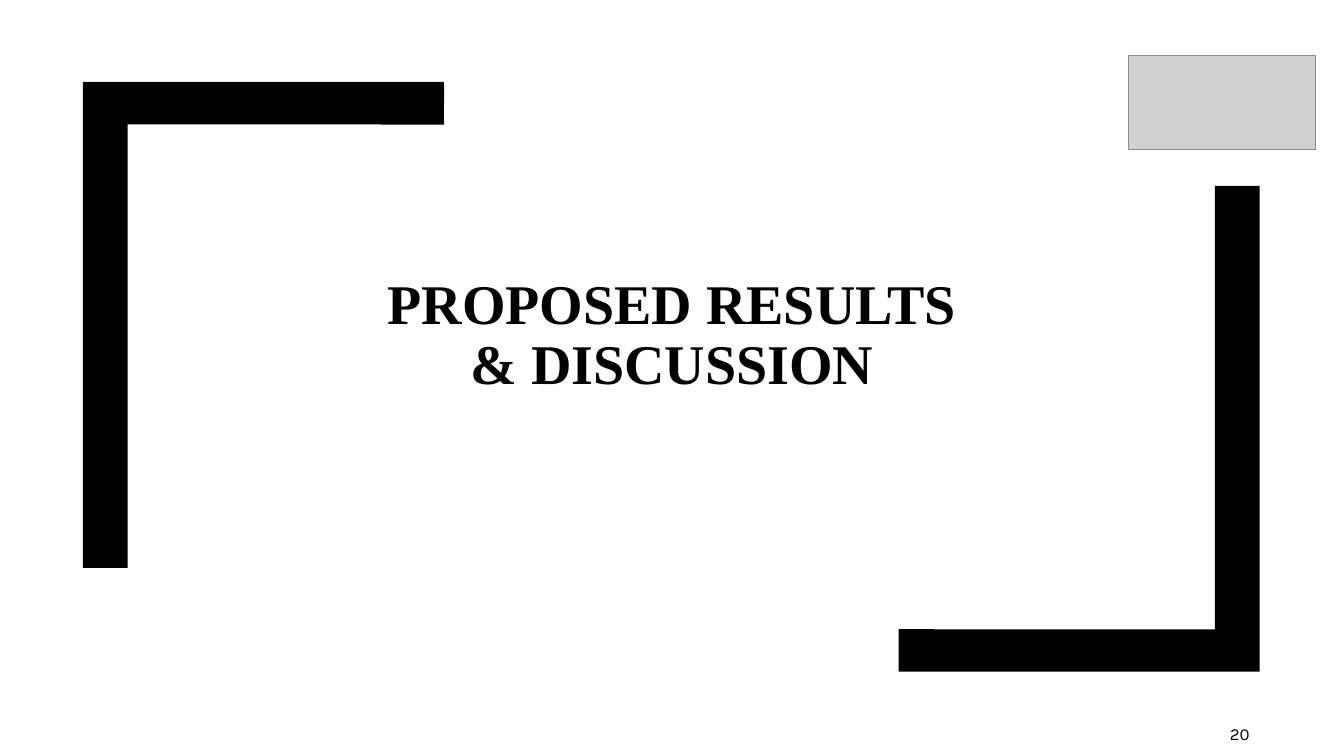
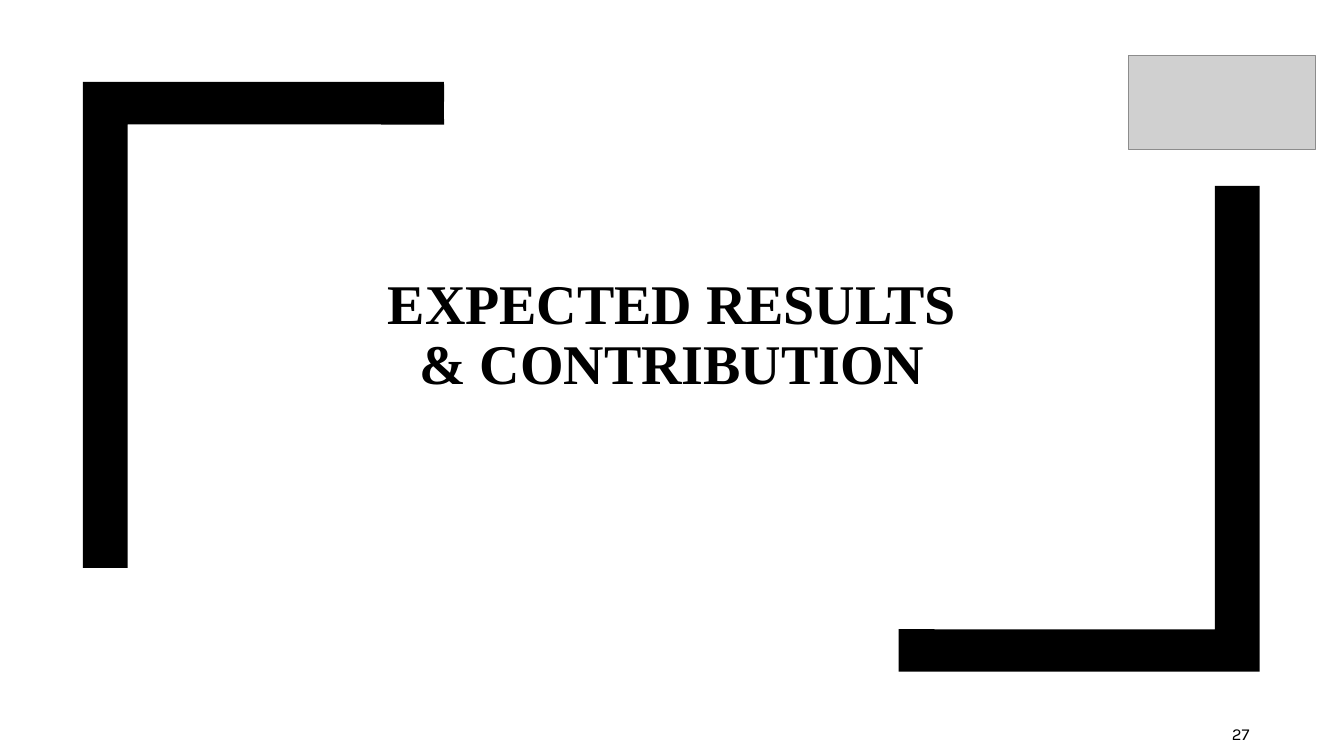
Before and after one commit to Umairnu/Research-Thesis-MS, a slide deck: slide 27 of Proposal and ppt/Tanhexp [Autosaved].pptx (slide 20 before the commit). Drawn at 1344x756 pixels with LibreOffice and Linux fonts; fonts in the diff are those of the drawing; grey boxes stand for pictures. Boxes give left, top, right and bottom in pixels: in the first picture for what was removed or moved away, otherwise in the second. Text is boxed around its words. In the diff, an @@ line names an element or a change of style, - is before the commit and + after.

```diff
--- a/Proposal and ppt/Tanhexp [Autosaved].pptx
+++ b/Proposal and ppt/Tanhexp [Autosaved].pptx
@@ title at [388,287,956,385]: text changed @@
-PROPOSED RESULTS & DISCUSSION
+EXPECTED RESULTS & CONTRIBUTION
@@ page number at [1232,729,1250,740]: text changed @@
-20
+27
```
Also in this commit, not shown: 14 other slides changed, 12 slides added, 8 slides removed, 3 other files.
